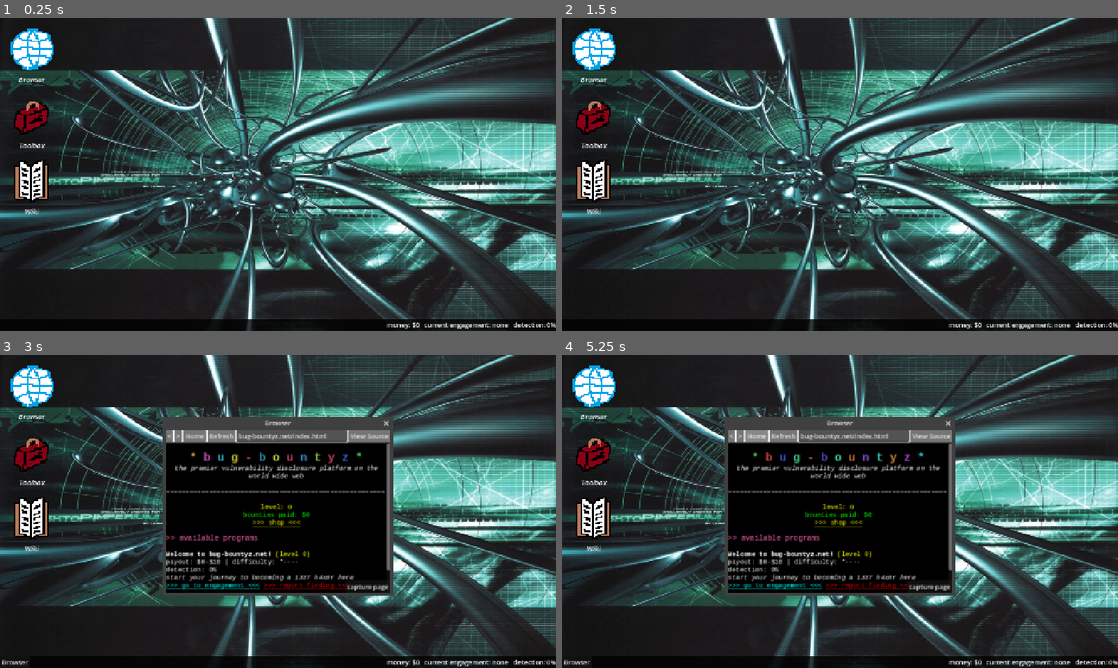
Above: before the commit, frames 1-4 (two rows, left to right).
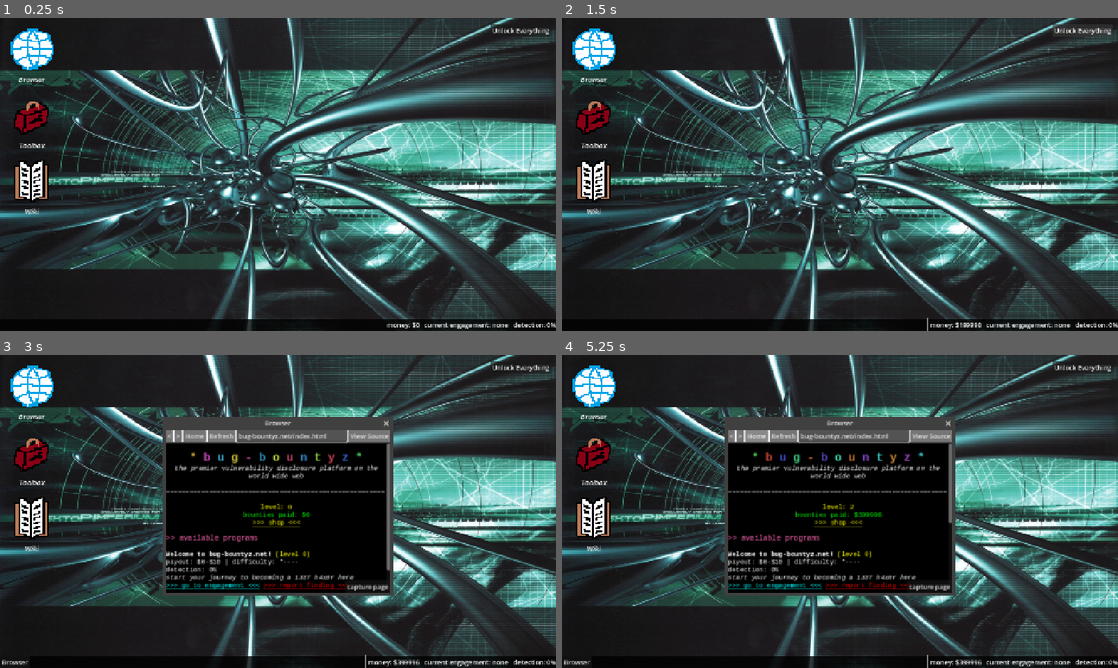
Above: after the commit, the same moments.

Repository: samiser/bug-bountyz
Game: Godot game, scene res://main.tscn
Same seed, same stepped clock (60 frames per second), same inputs: the game is played once before the commit and once after it.
Inputs (mouse positions are in pixels of both pictures, inside the frame that each line leads up to):
- Up to frame 1 (0.25 s): no input
- Up to frame 2 (1.5 s): click (1084, 30) at 0.5 s, where only the run after the commit has a clickable "Unlock Everything"; click (1084, 30) at 1.25 s, where only the run after the commit has a clickable "Unlock Everything"
- Up to frame 3 (3 s): click (522, 367) at 2 s, where only the run after the commit has a clickable "Unlock Everything"; tap Enter at 2.75 s; move the mouse to (33, 395) at 2.77 s; click (33, 395) at 2.92 s
- Up to frame 4 (5.25 s): click "<" at 3.5 s; click ">" at 4.25 s; click "Home" at 5 s

The runs differ from the first frame. In frame 1, 0.1% of the frame differs, in the area x 88-99%, y 2-6%; in frame 2, 0.3%; in frame 3, 0.3%; in frame 4, 0.5%, in the area x 42-99%, y 2-100%.

Commit message:
added unlock everything button for dev

Diff:
--- a/main.tscn
+++ b/main.tscn
@@ -12,6 +12,7 @@
 [ext_resource type="Texture2D" uid="uid://dvrucw8h5j672" path="res://images/toolbox.png" id="10_yc10j"]
 [ext_resource type="Texture2D" uid="uid://qbtcvuo54sff" path="res://images/wiki.png" id="11_jscy8"]
 [ext_resource type="PackedScene" uid="uid://bl14o0urrnk7i" path="res://scenes/desktop/taskbar.tscn" id="12_eb6dy"]
+[ext_resource type="Script" uid="uid://b2v6l03m3p1jl" path="res://scripts/desktop/unlock_everything.gd" id="13_ycdy4"]
 
 [node name="Main" type="Control" unique_id=1822029631]
 layout_mode = 3
@@ -101,3 +102,12 @@
 
 [node name="Taskbar" parent="." unique_id=342152614 instance=ExtResource("12_eb6dy")]
 layout_mode = 1
+
+[node name="UnlockEverything" type="Button" parent="." unique_id=420803968]
+layout_mode = 0
+offset_left = 1205.0
+offset_top = 15.0
+offset_right = 1353.0
+offset_bottom = 46.0
+text = "Unlock Everything"
+script = ExtResource("13_ycdy4")
--- /dev/null
+++ b/scripts/desktop/unlock_everything.gd
@@ -0,0 +1,9 @@
+extends Button
+
+func _ready() -> void:
+	pressed.connect(_unlock_everything)
+
+func _unlock_everything() -> void:
+	Engagement.add_money(99999)
+	for tool in Tools.ALL:
+		Engagement.unlock_tool(tool)
--- a/scripts/platform_page.gd
+++ b/scripts/platform_page.gd
@@ -33,7 +33,7 @@
 
 func get_content() -> String:
 	if bounties.is_empty():
-		return PAGE_TEMPLATE % [Engagement.level, Engagement.money, "[i]no programs available.[/i]"]
+		return PAGE_TEMPLATE % [Engagement.level, Engagement.lifetime_earned, "[i]no programs available.[/i]"]
 
 	var entries : Array[String] = []
 	for b in bounties:
Not shown, added: scripts/desktop/unlock_everything.gd.uid
